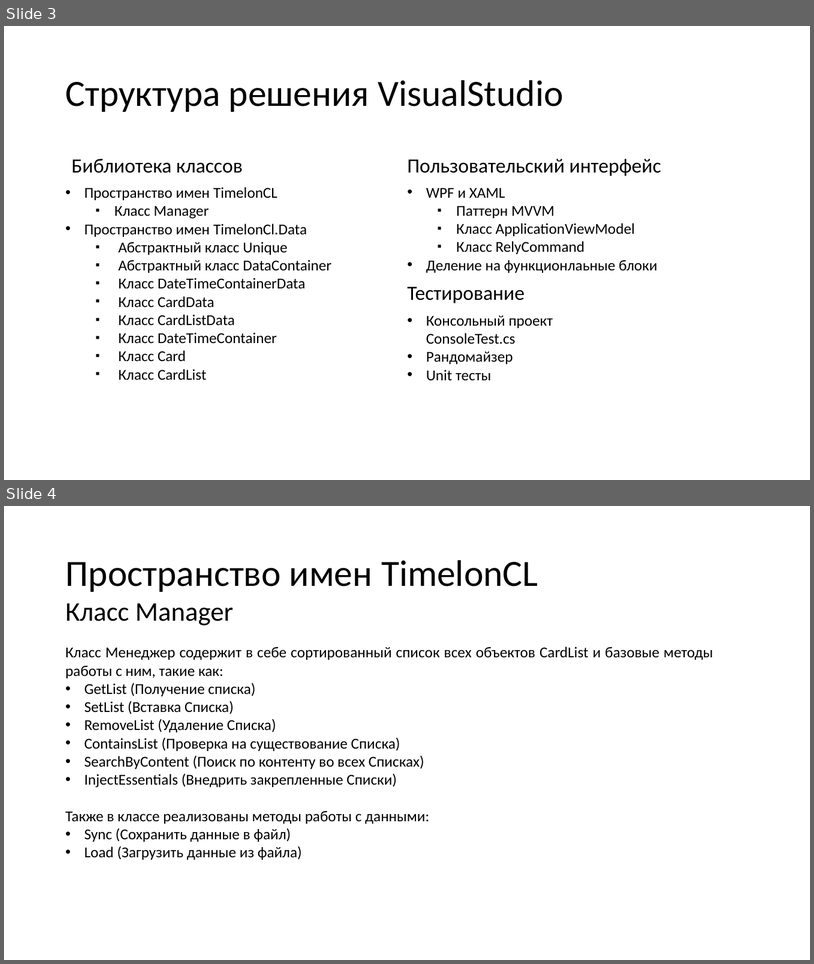
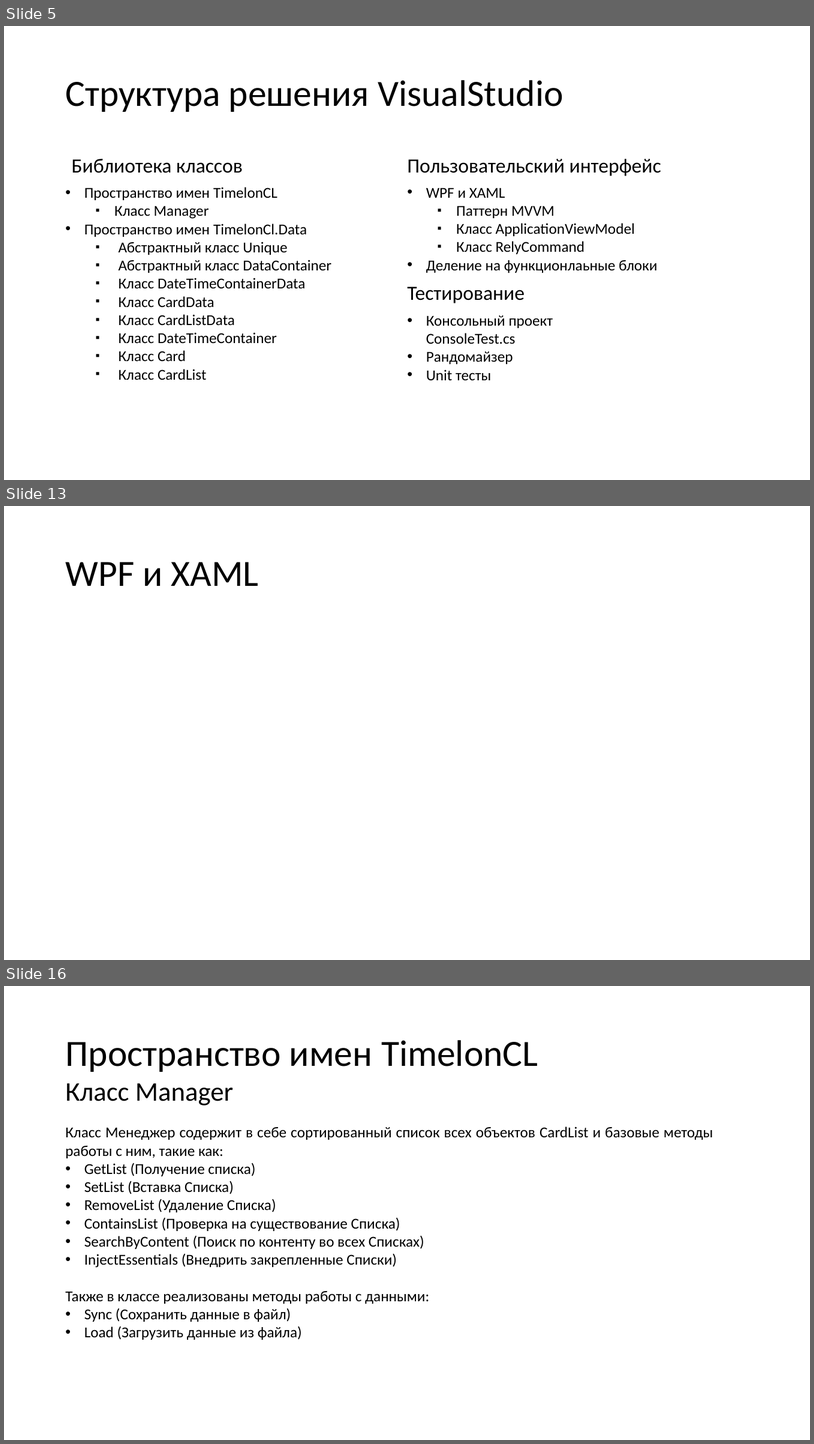
Before and after one commit to N0tilT/Timelon, a slide deck: docs/Timelon.pptx. Shown one above the other, each under a label of ours: slides 3 and 4 before the commit, slides 5, 13 and 16 after it; the slides between them are not shown. The pictures are 814x964 and 814x1444 pixels, drawn with LibreOffice and Linux fonts; fonts in the diff are those of the drawing. Boxes give left, top, right and bottom in pixels: in the first picture for what was removed or moved away, otherwise in the second. Text is boxed around its words. In the diff, an @@ line names an element or a change of style, - is before the commit and + after.

```diff
--- a/docs/Timelon.pptx
+++ b/docs/Timelon.pptx
@@ slide 13 added at bbox=[4, 506, 810, 960], background #FFFFFF @@
@@ title added at bbox=[65, 562, 259, 586], 44 pt, text #000000 @@
+WPF и XAML
@@ what was slide 3 is now slide 5 @@
@@ what was slide 4 is now slide 16 @@
```
Also in this commit, not shown: 2 slides changed, 17 other slides added.
